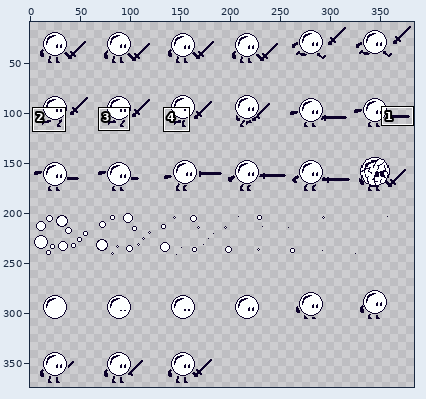
One commit to this sprite sheet: assets/characters/enemy/bubble-enemy-big-Sheet.png. The picture above shows the old version from afar; the outline marks the close-up.
Close-up. Before:
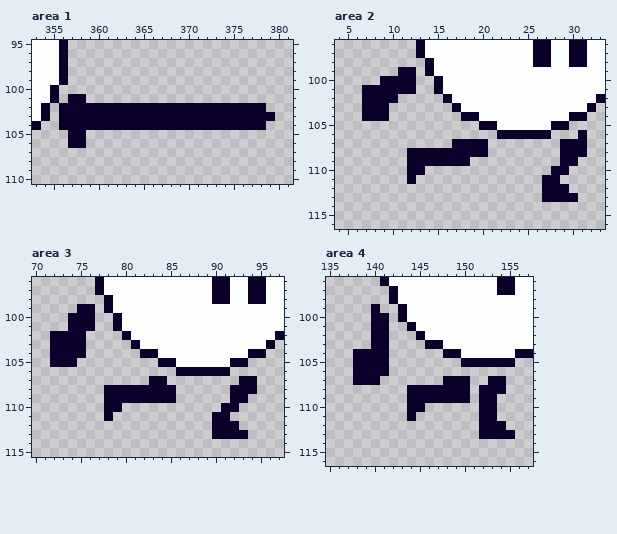
The file is 384x384 pixels. Shown: area 1: x 353..381, y 95..110; area 2: x 4..33, y 96..116; area 3: x 70..97, y 96..115; area 4: x 135..157, y 96..116. The wide view leaves out empty margins. The commit also changed other parts of the picture, which this record leaves out.
Once edited:
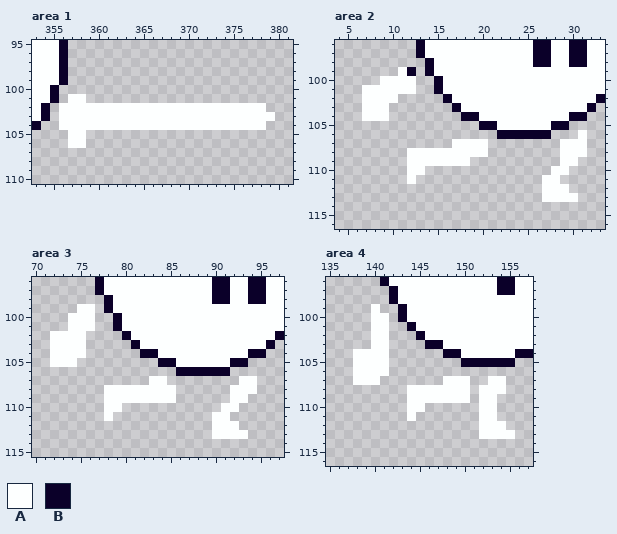
Palette (. is transparent): A #fdffff  B #0b0029
Edits made:
Area 1:
The author changed colour B to colour A in row 101 at x 357 to 358; in row 102 at x 356 to 378; in row 103 at x 356 to 379; in row 104 at x 356 to 378; in rows 105 to 106 at x 357 to 358.
Area 2:
The author changed colour B to colour A in row 99 at x 11; in row 100 at x 9 to 12; in row 101 at x 7 to 12; in row 102 at x 7 to 10; in rows 103 to 104 at x 7 to 9; in row 106 at x 31.
The author changed colour B to colour A in row 107 at x 17 to 20 and 29 to 31; in row 108 at x 12 to 20 and 29 to 31; in row 109 at x 12 to 18 and 29 to 30; in row 110 at x 12 to 13 and 28 to 29; in row 111 at x 12 and 27 to 28; in row 112 at x 27 to 29.
The author changed colour B to colour A in row 113 at x 27 to 30.
Area 3:
The author changed colour B to colour A in row 99 at x 75 to 76; in rows 100 to 101 at x 74 to 76; in rows 102 to 104 at x 72 to 75; in row 105 at x 72 to 74; in row 107 at x 83 to 84 and 93 to 94; in row 108 at x 78 to 85 and 92 to 94.
The author changed colour B to colour A in row 109 at x 78 to 85 and 92 to 93; in row 110 at x 78 to 79 and 91 to 92; in row 111 at x 78 and 90 to 91; in row 112 at x 90 to 92; in row 113 at x 90 to 93.
Area 4:
The author changed colour B to colour A in row 99 at x 140; in rows 100 to 103 at x 140 to 141; in rows 104 to 106 at x 138 to 141; in row 107 at x 138 to 140, 148 to 150 and 153 to 154; in row 108 at x 144 to 150 and 152 to 154; in row 109 at x 144 to 150 and 152 to 153.
The author changed colour B to colour A in row 110 at x 144 to 145 and 152 to 153; in row 111 at x 144 and 152 to 153; in row 112 at x 152 to 154; in row 113 at x 152 to 155.
Changed places in both close-ups, as pixel boxes (x1, y1, x2, y2):
changed: (59, 94, 275, 148)
changed: (362, 67, 416, 121)
changed: (542, 130, 587, 202)
changed: (407, 139, 488, 184)
changed: (50, 304, 257, 439)
changed: (353, 304, 515, 439)
